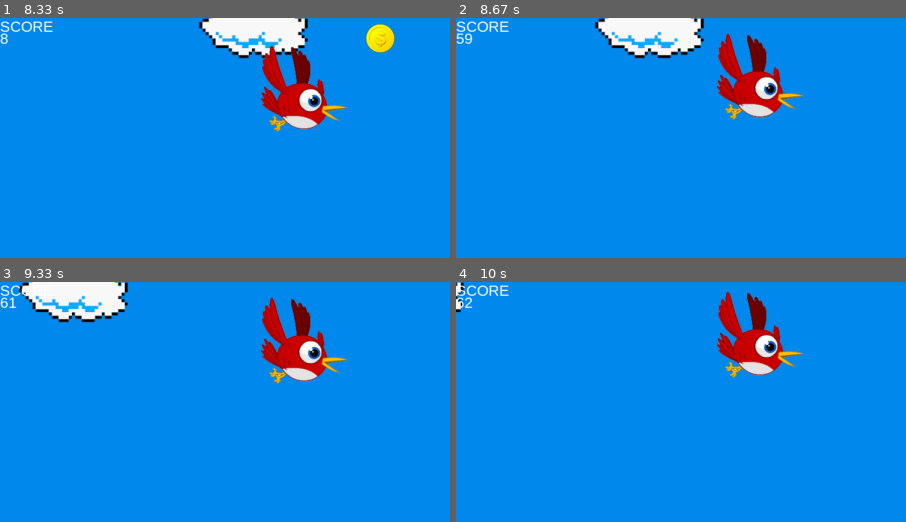
Above: before the commit, frames 1-4 (two rows, left to right).
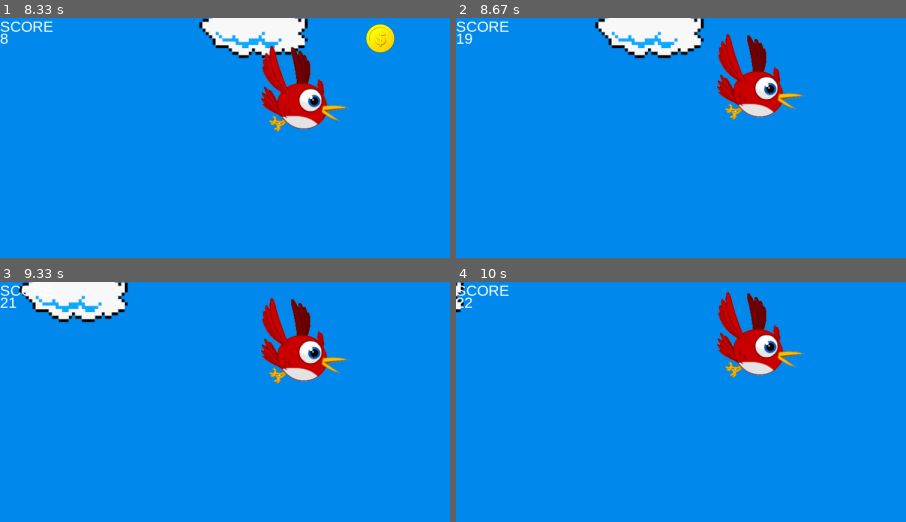
Above: after the commit, the same moments.

Repository: jtam64/pygame_final_project
Game: pygame game, started from Game/CrappyBird.py
Two runs of this game, one before a commit and one after it. Both use one fixed random seed, a clock stepped at 60 frames per second and the inputs below.
Inputs:
- Up to frame 1 (8.33 s): tap Space at 0.33, 0.73, 1.03, 1.23, 1.57, 1.87, 2.07, 2.37, 2.63, 2.97, 3.27, 3.4, 3.8, 4.1, 4.47, 4.87, 5.17, 5.37, 5.67, 5.87, 6.2, 6.5, 6.7, 7, 7.27, 7.6, 7.9, 8.03 s
- Up to frame 2 (8.67 s): tap Space at 8.43 s
- Up to frame 3 (9.33 s): tap Space at 8.73, 9.1 s
- Up to frame 4 (10 s): tap Space at 9.5, 9.8 s
The pictures show only the part of the screen within x 0-50%, y 0-50%; the shares and areas given below are measured in that part.

Frame 1 is identical in both runs. In frame 2, less than 0.1% of the frame differs, in the area x 0-2%, y 6-11%; in frame 3, less than 0.1%; in frame 4, less than 0.1%.

Commit message:
added kite sprite

Diff:
--- a/Game/components/kite.py
+++ b/Game/components/kite.py
@@ -0,0 +1,8 @@
+import pygame
+
+class Kite(pygame.sprite.Sprite):
+    def __init__(self):
+        super().__init__()
+        self.image = pygame.image.load("sprites/kite.png")
+        self.rect = self.image.get_rect()
+        self.rect.x = 1500
--- a/Game/screens/Game.py
+++ b/Game/screens/Game.py
@@ -77,7 +77,7 @@
 
         # check coin collection event
         if self.bird.rect.colliderect(self.coin.rect):
-            score_add = self.arial.render("+50", True, (255, 255, 255))
+            score_add = self.arial.render("+10", True, (255, 255, 255))
             self.window.blit(score_add, (self.coin.rect.x, self.coin.rect.y))
-            self.score += 50
+            self.score += 10
             self.coin.default()
Binary file added: Game/sprites/kite.png
